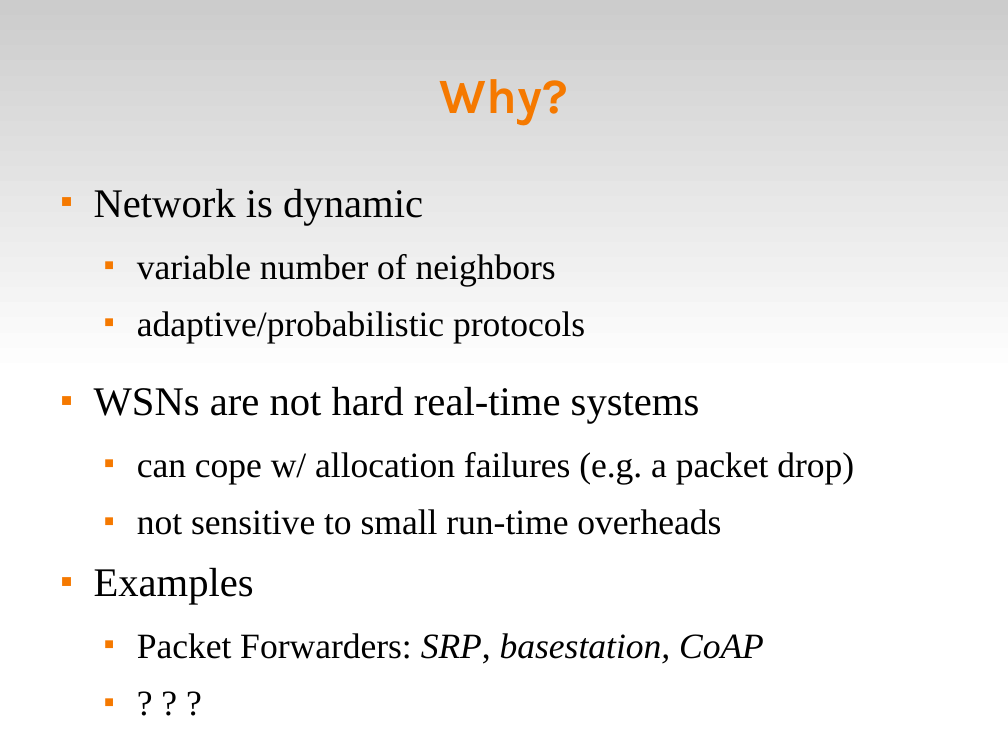
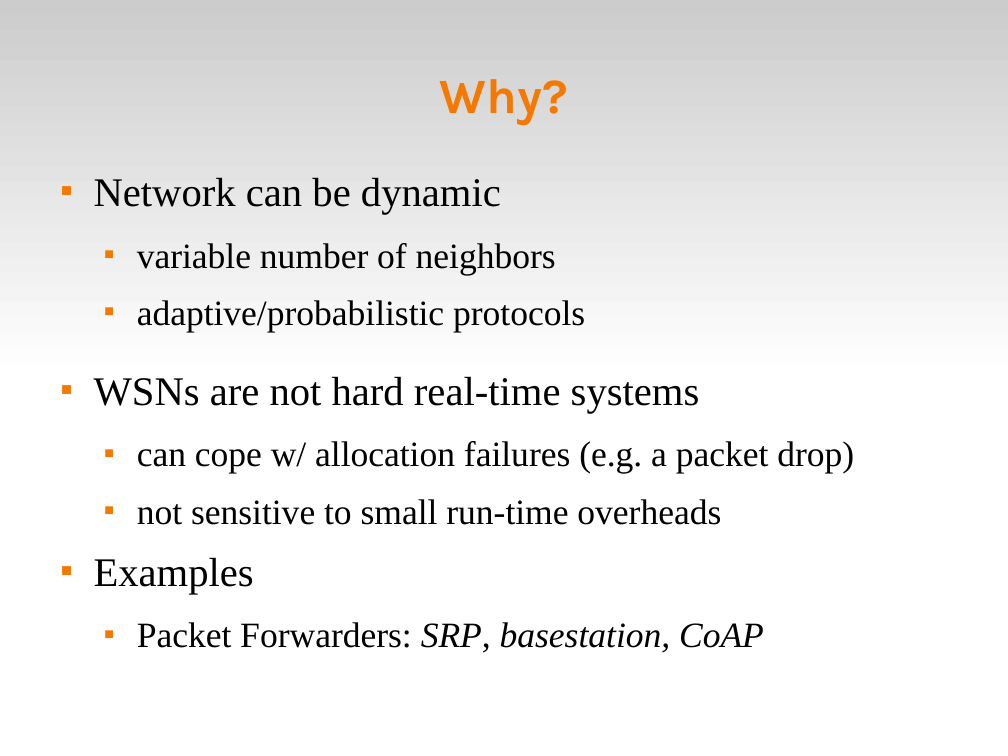
Before and after one commit to fsantanna-no/ceu-docs, a slide deck: slide 2 of ceu_dyn.odp. Drawn at 1008x756 pixels with LibreOffice and Linux fonts; fonts in the diff are those of the drawing. Boxes give left, top, right and bottom in pixels: in the first picture for what was removed or moved away, otherwise in the second. Text is boxed around its words. In the diff, an @@ line names an element or a change of style, - is before the commit and + after.

```diff
--- a/ceu_dyn.odp
+++ b/ceu_dyn.odp
@@ text at box(94, 177, 854, 653): paragraph removed @@
-  ■ ? ? ?
@@ text "Network can be dynamic": place and size @@
-text "Network can be dynamic" at box(94, 188, 854, 664)
+text "Network can be dynamic" at box(94, 177, 854, 653)
@@ text at box(94, 177, 501, 215): text changed @@
-■ Network is dynamic
+■ Network can be dynamic
```
Also in this commit, not shown: 10 other slides changed, 1 slide added, 5 other files.
